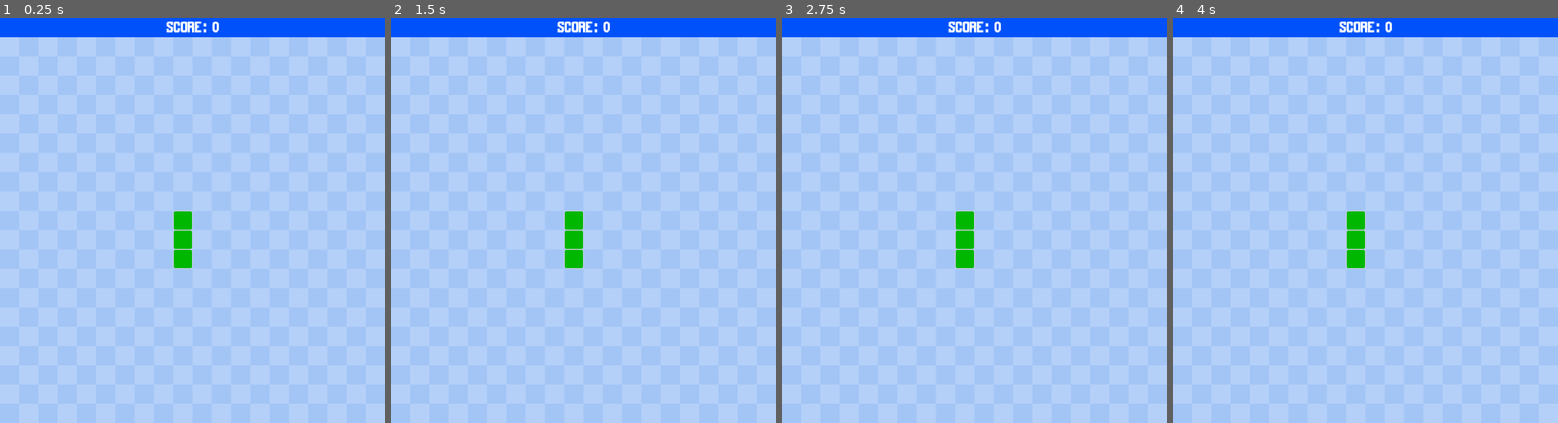
Above: before the commit, frames 1-4 (left to right).
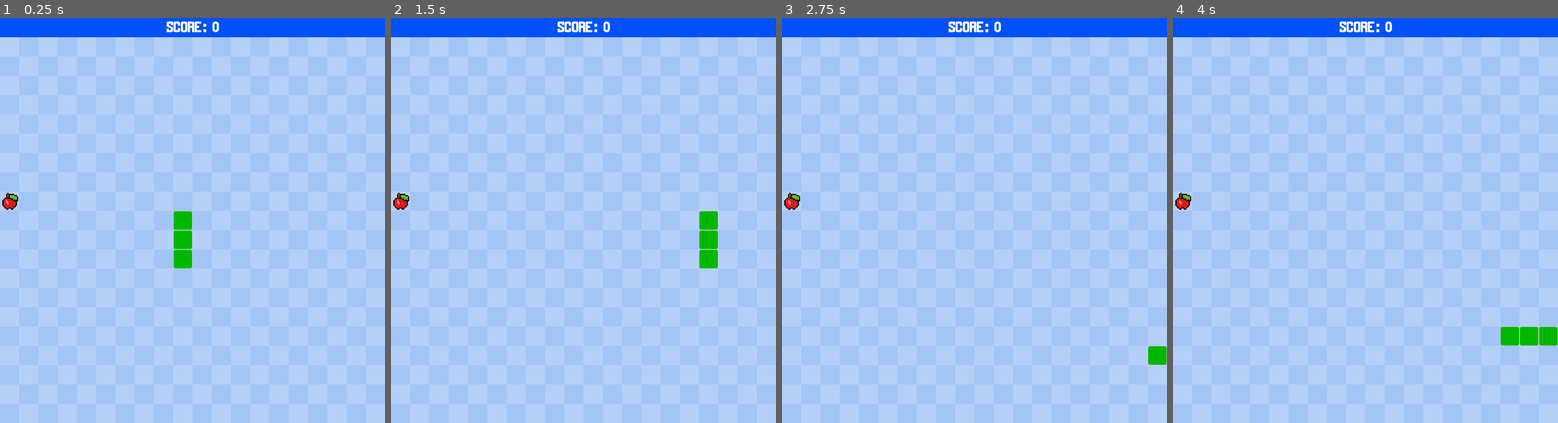
Above: after the commit, the same moments.

Repository: Equipe-Plasma/Snake-game
Game: Godot game, scene res://scenes/main.tscn
Two runs of this game, one before a commit and one after it. Both use one fixed random seed, a clock stepped at 60 frames per second and the inputs below. Before the commit the project starts from res://snake-game/scenes/main.tscn.
Inputs:
- Up to frame 1 (0.25 s): no input
- Up to frame 2 (1.5 s): tap Enter at 0.5 s; hold D (move_right) 0.53-1.28 s; hold S (move_down) from 1.28 s (still down)
- Up to frame 3 (2.75 s): release S (move_down) at 2.03 s; hold D (move_right) from 2.03 s (still down)
- Up to frame 4 (4 s): tap Space at 2.75 s; release D (move_right) at 2.78 s; hold W (move_up) 2.78-3.53 s; tap Enter at 3.5 s; hold A (move_left) from 3.53 s (still down)

The runs differ from the first frame. In frame 1, 0.4% of the frame differs, in the area x 0-57%, y 0-62%; in frame 2, 1.7%, in the area x 0-86%, y 0-62%; in frame 3, 1.2%; in frame 4, 1.7%.

Commit message:
Bug Fixes

Diff:
--- a/project.godot
+++ b/project.godot
@@ -19,8 +19,7 @@
 
 window/size/viewport_width=1000
 window/size/viewport_height=1050
-window/stretch/mode="canvas_items"
-window/stretch/aspect="expand"
+window/stretch/mode="viewport"
 
 [input]
 
--- a/scenes/main.gd
+++ b/scenes/main.gd
@@ -9,6 +9,10 @@
 #variante do grid
 var cells : int = 20
 var cell_size : int = 50
+
+#food variables
+var food_pos : Vector2
+var regen_food : bool = true
 
 #variaveis da cobra
 var old_data : Array
@@ -34,6 +38,7 @@
 	move_direction = up
 	can_move = true
 	generate_snake()
+	move_food()
 
 func generate_snake():
 	old_data.clear()
@@ -50,5 +55,98 @@
 	snake.append(SnakeSegment)
 
 # Called every frame. 'delta' is the elapsed time since the previous frame.
-func _process(delta: float) -> void:
-	pass
+func _process(delta):
+	move_snake()
+
+func move_snake():
+	if can_move:
+
+		if Input.is_action_just_pressed("move_down") and move_direction != up:
+			move_direction = down
+			can_move = false
+			if not game_started:
+				start_game()
+
+		if Input.is_action_just_pressed("move_up") and move_direction != down:
+			move_direction = up
+			can_move = false
+			if not game_started:
+				start_game()
+
+		if Input.is_action_just_pressed("move_left") and move_direction != right:
+			move_direction = left
+			can_move = false
+			if not game_started:
+				start_game()
+
+		if Input.is_action_just_pressed("move_right") and move_direction != left:
+			move_direction = right
+			can_move = false
+			if not game_started:
+				start_game()
+
+func start_game():
+	game_started = true
+	$MoveTimer.start()
+
+func _on_move_timer_timeout():
+	#allow snake movement
+	can_move = true
+	#use the snake's previous position to move the segmentes
+	old_data = [] + snake_data
+	snake_data[0] += move_direction
+	for i in range(len(snake_data)):
+		#move all the segments along by one
+		if i > 0:
+			snake_data[i] = old_data[i - 1]
+		snake[i].position = (snake_data[i] * cell_size) + Vector2(0, cell_size)
+	check_out_of_bounds()
+	check_self_eaten()
+	check_food_eaten()
+
+func check_out_of_bounds():
+	if snake_data[0].x < 0 or snake_data[0].x > cells or snake_data[0].y < 0 or snake_data[0].y >= cells - 1:
+		end_game()
+
+func check_self_eaten():
+	for i in range(1, len(snake_data)):
+		if snake_data[0] == snake_data[i]:
+			end_game()
+
+func move_food():
+	while regen_food:
+		regen_food = false
+
+		# Sorteia uma posição no grid.
+		# Nota: o Y usa 'cells - 2' para respeitar o seu limite em check_out_of_bounds()
+		food_pos = Vector2(randi_range(0, cells - 1), randi_range(0, cells - 2))
+
+		# Garante que a comida não dê respawn em cima do corpo da cobra
+		for i in snake_data:
+			if food_pos == i:
+				regen_food = true
+
+	# Atualiza a posição visual da comida.
+	# IMPORTANTE: Assumindo que você tenha um nó Sprite2D chamado "Food" na cena principal.
+	$Food.position = (food_pos * cell_size) + Vector2(0, cell_size)
+
+	# Reseta a variável para a próxima vez que a função for chamada
+	regen_food = true
+
+func check_food_eaten():
+	# Se a coordenada da cabeça for igual a da comida
+	if snake_data[0] == food_pos:
+		# 1. Aumenta a pontuação e atualiza a HUD
+		score += 1
+		$Hud.get_node("ScoreLabel").text = "SCORE: " + str(score)
+
+		# 2. Faz a cobra crescer adicionando um segmento na posição que a cauda estava no frame anterior
+		add_segment(old_data[-1])
+
+		# 3. Move a comida para o próximo local
+		move_food()
+
+
+func end_game():
+	$MoveTimer.stop()
+	game_started = false
--- a/scenes/main.tscn
+++ b/scenes/main.tscn
@@ -4,6 +4,7 @@
 [ext_resource type="PackedScene" uid="uid://btuw83rmbnmpl" path="res://scenes/snake_segment.tscn" id="2_jyhfs"]
 [ext_resource type="Texture2D" uid="uid://bisqoofego05t" path="res://assets/bg.png" id="2_sugp2"]
 [ext_resource type="PackedScene" uid="uid://cpnph8v4rr7yn" path="res://scenes/hud.tscn" id="3_sugp2"]
+[ext_resource type="Texture2D" uid="uid://cu5j2reiic1na" path="res://assets/apple.png" id="5_tbgi4"]
 
 [node name="Main" type="Node" unique_id=280264094]
 script = ExtResource("1_0wfyh")
@@ -14,3 +15,12 @@
 texture = ExtResource("2_sugp2")
 
 [node name="Hud" parent="." unique_id=667255835 instance=ExtResource("3_sugp2")]
+
+[node name="MoveTimer" type="Timer" parent="." unique_id=383304444]
+wait_time = 0.1
+
+[node name="Food" type="Sprite2D" parent="." unique_id=1453058347]
+texture = ExtResource("5_tbgi4")
+centered = false
+
+[connection signal="timeout" from="MoveTimer" to="." method="_on_move_timer_timeout"]
--- a/snake-game/icon.svg
+++ /dev/null
@@ -1 +0,0 @@
-<svg xmlns="http://www.w3.org/2000/svg" width="128" height="128"><rect width="124" height="124" x="2" y="2" fill="#363d52" stroke="#212532" stroke-width="4" rx="14"/><g fill="#fff" transform="translate(12.322 12.322)scale(.101)"><path d="M105 673v33q407 354 814 0v-33z"/><path fill="#478cbf" d="m105 673 152 14q12 1 15 14l4 67 132 10 8-61q2-11 15-15h162q13 4 15 15l8 61 132-10 4-67q3-13 15-14l152-14V427q30-39 56-81-35-59-83-108-43 20-82 47-40-37-88-64 7-51 8-102-59-28-123-42-26 43-46 89-49-7-98 0-20-46-46-89-64 14-123 42 1 51 8 102-48 27-88 64-39-27-82-47-48 49-83 108 26 42 56 81zm0 33v39c0 276 813 276 814 0v-39l-134 12-5 69q-2 10-14 13l-162 11q-12 0-16-11l-10-65H446l-10 65q-4 11-16 11l-162-11q-12-3-14-13l-5-69z"/><path d="M483 600c0 34 58 34 58 0v-86c0-34-58-34-58 0z"/><circle cx="725" cy="526" r="90"/><circle cx="299" cy="526" r="90"/></g><g fill="#414042" transform="translate(12.322 12.322)scale(.101)"><circle cx="307" cy="532" r="60"/><circle cx="717" cy="532" r="60"/></g></svg>
--- a/snake-game/project.godot
+++ /dev/null
@@ -1,54 +0,0 @@
-; Engine configuration file.
-; It's best edited using the editor UI and not directly,
-; since the parameters that go here are not all obvious.
-;
-; Format:
-;   [section] ; section goes between []
-;   param=value ; assign values to parameters
-
-config_version=5
-
-[application]
-
-config/name="Snake Game"
-run/main_scene="uid://bwycu0qcxowwp"
-config/features=PackedStringArray("4.7", "Forward Plus")
-config/icon="res://icon.svg"
-
-[display]
-
-window/size/viewport_width=1000
-window/size/viewport_height=1050
-window/stretch/mode="canvas_items"
-window/stretch/aspect="expand"
-
-[input]
-
-move_left={
-"deadzone": 0.5,
-"events": [Object(InputEventKey,"resource_local_to_scene":false,"resource_name":"","device":-1,"window_id":0,"alt_pressed":false,"shift_pressed":false,"ctrl_pressed":false,"meta_pressed":false,"pressed":false,"keycode":0,"physical_keycode":65,"key_label":0,"unicode":97,"location":0,"echo":false,"script":null)
-]
-}
-move_right={
-"deadzone": 0.5,
-"events": [Object(InputEventKey,"resource_local_to_scene":false,"resource_name":"","device":-1,"window_id":0,"alt_pressed":false,"shift_pressed":false,"ctrl_pressed":false,"meta_pressed":false,"pressed":false,"keycode":0,"physical_keycode":68,"key_label":0,"unicode":100,"location":0,"echo":false,"script":null)
-]
-}
-move_up={
-"deadzone": 0.5,
-"events": [Object(InputEventKey,"resource_local_to_scene":false,"resource_name":"","device":-1,"window_id":0,"alt_pressed":false,"shift_pressed":false,"ctrl_pressed":false,"meta_pressed":false,"pressed":false,"keycode":0,"physical_keycode":87,"key_label":0,"unicode":119,"location":0,"echo":false,"script":null)
-]
-}
-move_down={
-"deadzone": 0.5,
-"events": [Object(InputEventKey,"resource_local_to_scene":false,"resource_name":"","device":-1,"window_id":0,"alt_pressed":false,"shift_pressed":false,"ctrl_pressed":false,"meta_pressed":false,"pressed":false,"keycode":0,"physical_keycode":83,"key_label":0,"unicode":115,"location":0,"echo":false,"script":null)
-]
-}
-
-[physics]
-
-3d/physics_engine="Jolt Physics"
-
-[rendering]
-
-rendering_device/driver.windows="d3d12"
--- a/snake-game/scenes/hud.tscn
+++ /dev/null
@@ -1,33 +0,0 @@
-[gd_scene format=3 uid="uid://cpnph8v4rr7yn"]
-
-[ext_resource type="FontFile" uid="uid://dq7dfruea4514" path="res://assets/MaldiniBold.ttf" id="1_ahhtf"]
-
-[sub_resource type="StyleBoxFlat" id="StyleBoxFlat_toqtt"]
-bg_color = Color(0.00048650563, 0.3165795, 0.9802496, 1)
-
-[node name="Hud" type="CanvasLayer" unique_id=667255835]
-
-[node name="ScorePanel" type="Panel" parent="." unique_id=852631245]
-anchors_preset = 10
-anchor_right = 1.0
-offset_bottom = 50.0
-grow_horizontal = 2
-theme_override_styles/panel = SubResource("StyleBoxFlat_toqtt")
-
-[node name="ScoreLabel" type="Label" parent="." unique_id=536520733]
-anchors_preset = 5
-anchor_left = 0.5
-anchor_right = 0.5
-offset_left = -65.0
-offset_top = -6.0
-offset_right = 65.0
-offset_bottom = 52.0
-grow_horizontal = 2
-size_flags_horizontal = 4
-theme_override_colors/font_color = Color(1, 1, 1, 1)
-theme_override_colors/font_shadow_color = Color(0, 0, 0, 0)
-theme_override_fonts/font = ExtResource("1_ahhtf")
-theme_override_font_sizes/font_size = 40
-text = "Score: 0"
-horizontal_alignment = 1
-vertical_alignment = 1
--- a/snake-game/scenes/main.gd
+++ /dev/null
@@ -1,119 +0,0 @@
-extends Node
-
-@export var snake_segment: PackedScene
-
-#variaveis do jogo
-var score : int
-var game_started : bool = false
-
-#variante do grid
-var cells : int = 20
-var cell_size : int = 50
-
-#food variables
-var food_pos : Vector2
-var regen_food : bool = true
-
-#variaveis da cobra
-var old_data : Array
-var snake_data : Array
-var snake : Array
-
-#variaveis de movimento
-var start_pos = Vector2(9, 9)
-var up = Vector2(0, -1)
-var down = Vector2(0, 1)
-var left = Vector2(-1, 0)
-var right = Vector2(1, 0)
-var move_direction : Vector2
-var can_move : bool
-
-# Called when the node enters the scene tree for the first time.
-func _ready():
-	new_game()
-
-func new_game():
-	score = 0
-	$Hud.get_node("ScoreLabel").text = "SCORE: " + str(score)
-	move_direction = up
-	can_move = true
-	generate_snake()
-	move_food()
-
-func generate_snake():
-	old_data.clear()
-	snake_data.clear()
-	snake.clear()
-	for i in range(3):
-		add_segment(start_pos + Vector2(0, i))
-
-func add_segment(pos):
-	snake_data.append(pos)
-	var SnakeSegment = snake_segment.instantiate()
-	SnakeSegment.position = (pos * cell_size) + Vector2(0, cell_size)
-	add_child(SnakeSegment)
-	snake.append(SnakeSegment)
-
-# Called every frame. 'delta' is the elapsed time since the previous frame.
-func _process(delta):
-	move_snake()
-
-func move_snake():
-	if can_move:
-
-		if Input.is_action_just_pressed("move_down") and move_direction != up:
-			move_direction = down
-			can_move = false
-			if not game_started:
-				start_game()
-
-		if Input.is_action_just_pressed("move_up") and move_direction != down:
-			move_direction = up
-			can_move = false
-			if not game_started:
-				start_game()
-
-		if Input.is_action_just_pressed("move_left") and move_direction != right:
-			move_direction = left
-			can_move = false
-			if not game_started:
-				start_game()
-
-		if Input.is_action_just_pressed("move_right") and move_direction != left:
-			move_direction = right
-			can_move = false
-			if not game_started:
-				start_game()
-
-func start_game():
-	game_started = true
-	$MoveTimer.start()
-
-func _on_move_timer_timeout():
-	#allow snake movement
-	can_move = true
-	#use the snake's previous position to move the segmentes
-	old_data = [] + snake_data
-	snake_data[0] += move_direction
-	for i in range(len(snake_data)):
-		#move all the segments along by one
-		if i > 0:
-			snake_data[i] = old_data[i - 1]
-		snake[i].position = (snake_data[i] * cell_size) + Vector2(0, cell_size)
-	check_out_of_bounds()
-	check_self_eaten()
-	check_food_eaten()
-
-func check_out_of_bounds():
-	if snake_data[0].x < 0 or snake_data[0].x > cells or snake_data[0].y < 0 or snake_data[0].y >= cells - 1:
-		end_game()
-
-func check_self_eaten():
-	for i in range(1, len(snake_data)):
-		if snake_data[0] == snake_data[i]:
-			end_game()
-
-
-func end_game():
-	$MoveTimer.stop()
-	game_started = false
--- a/snake-game/scenes/main.tscn
+++ /dev/null
@@ -1,21 +0,0 @@
-[gd_scene format=3 uid="uid://bwycu0qcxowwp"]
-
-[ext_resource type="Script" uid="uid://c7l36nqp8af5g" path="res://scenes/main.gd" id="1_0wfyh"]
-[ext_resource type="PackedScene" uid="uid://btuw83rmbnmpl" path="res://scenes/snake_segment.tscn" id="2_jyhfs"]
-[ext_resource type="Texture2D" uid="uid://bisqoofego05t" path="res://assets/bg.png" id="2_sugp2"]
-[ext_resource type="PackedScene" uid="uid://cpnph8v4rr7yn" path="res://scenes/hud.tscn" id="3_sugp2"]
-
-[node name="Main" type="Node" unique_id=280264094]
-script = ExtResource("1_0wfyh")
-snake_segment = ExtResource("2_jyhfs")
-
-[node name="Background" type="Sprite2D" parent="." unique_id=1768808179]
-position = Vector2(500, 550)
-texture = ExtResource("2_sugp2")
-
-[node name="Hud" parent="." unique_id=667255835 instance=ExtResource("3_sugp2")]
-
-[node name="MoveTimer" type="Timer" parent="." unique_id=383304444]
-wait_time = 0.1
-
-[connection signal="timeout" from="MoveTimer" to="." method="_on_move_timer_timeout"]
--- a/snake-game/scenes/snake_segment.tscn
+++ /dev/null
@@ -1,17 +0,0 @@
-[gd_scene format=3 uid="uid://btuw83rmbnmpl"]
-
-[sub_resource type="StyleBoxFlat" id="StyleBoxFlat_631k5"]
-bg_color = Color(0, 0.7176471, 0, 1)
-border_width_left = 1
-border_width_top = 1
-border_width_right = 1
-border_width_bottom = 1
-corner_radius_top_left = 5
-corner_radius_top_right = 5
-corner_radius_bottom_right = 5
-corner_radius_bottom_left = 5
-
-[node name="SnakeSegment" type="Panel" unique_id=1793024484]
-offset_right = 50.0
-offset_bottom = 50.0
-theme_override_styles/panel = SubResource("StyleBoxFlat_631k5")
Binary file removed: snake-game/assets/MaldiniBold.ttf
Not shown, removed: snake-game/assets/MaldiniBold.ttf.import
Binary file removed: snake-game/assets/apple.png
Not shown, removed: snake-game/assets/apple.png.import
Binary file removed: snake-game/assets/bg.png
Not shown, removed: snake-game/assets/bg.png.import
Not shown, removed: snake-game/icon.svg.import
Not shown, removed: snake-game/scenes/main.gd.uid
Not shown, added: scenes/main.tscn4088558470.tmp
Not shown, removed: snake-game/README.md
Not shown, removed: snake-game/scenes/main.tscn4088558470.tmp
